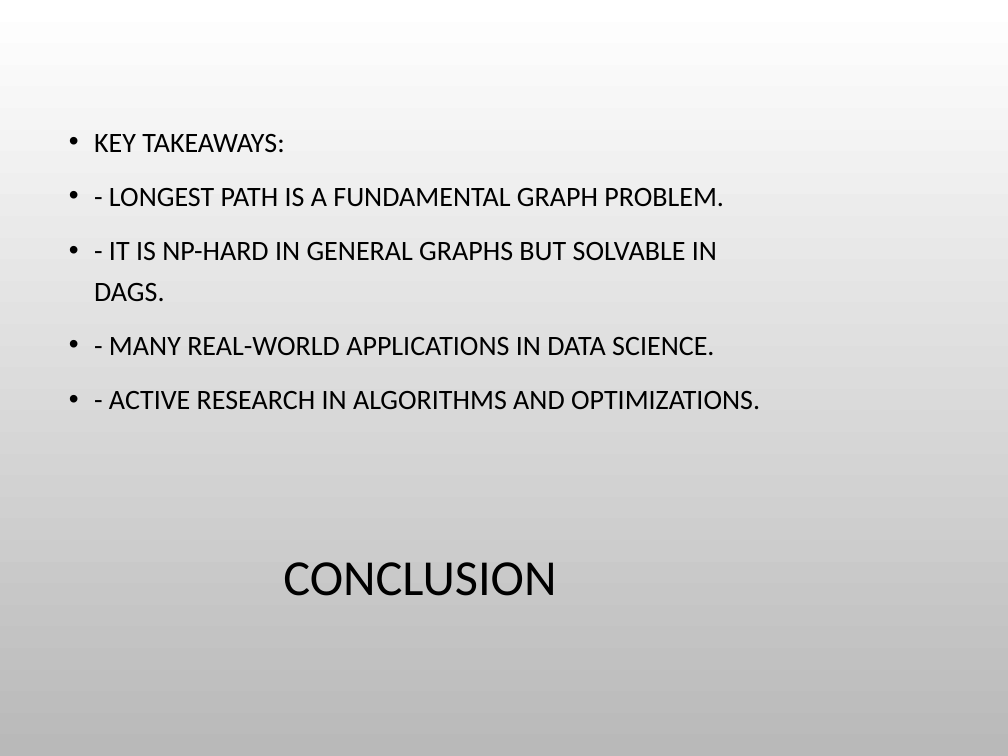
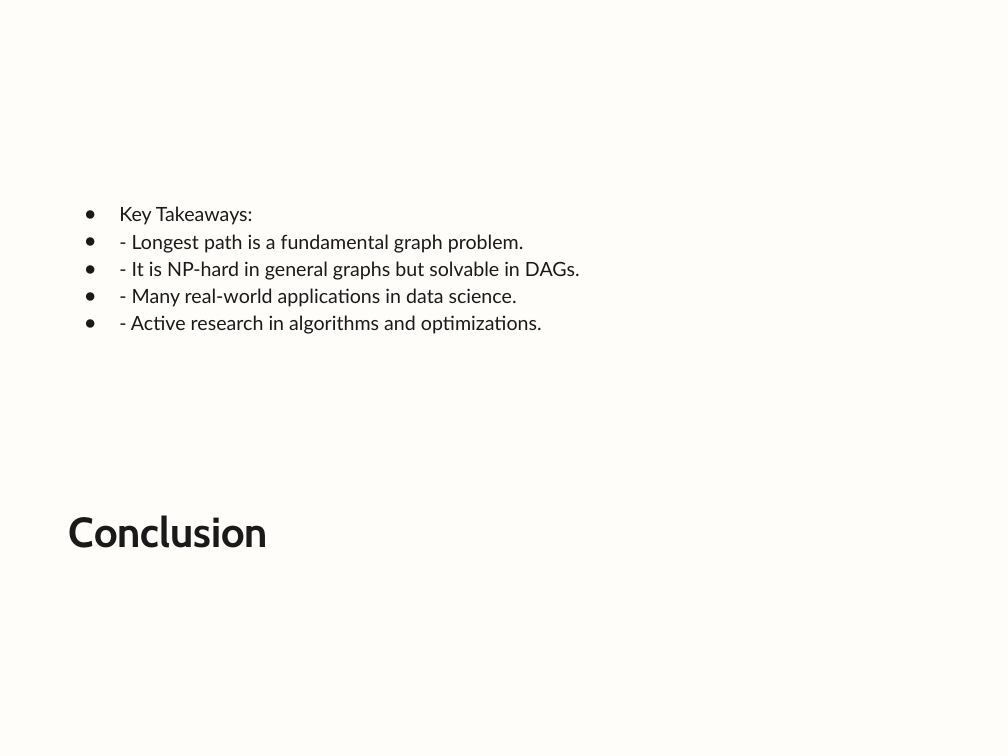
Before and after one commit to ParsaMohammadpour/advanced-algorithm-assignments, a slide deck: slide 17 of representation/Longest_Path_Problem_in_Graphs.pptx (slide 15 before the commit). Drawn at 1008x756 pixels with LibreOffice and Linux fonts; fonts in the diff are those of the drawing; background and template pictures are left out. Boxes give left, top, right and bottom in pixels: in the first picture for what was removed or moved away, otherwise in the second. Text is boxed around its words. In the diff, an @@ line names an element or a change of style, - is before the commit and + after.

Commit message:
until the end of applications and challenges

```diff
--- a/representation/Longest_Path_Problem_in_Graphs.pptx
+++ b/representation/Longest_Path_Problem_in_Graphs.pptx
@@ background picture (left out) to #FEFDFA @@
@@ text at bbox=[119, 206, 580, 334]: text changed; size 20 to 14 pt; font Calibri to Lato; text colour #000000 to #1A1A1A @@
-• KEY TAKEAWAYS:
-• - LONGEST PATH IS A FUNDAMENTAL GRAPH PROBLEM.
-• - IT IS NP-HARD IN GENERAL GRAPHS BUT SOLVABLE IN DAGS.
-• - MANY REAL-WORLD APPLICATIONS IN DATA SCIENCE.
-• - ACTIVE RESEARCH IN ALGORITHMS AND OPTIMIZATIONS.
+● Key Takeaways:
+● - Longest path is a fundamental graph problem.
+● - It is NP-hard in general graphs but solvable in DAGs.
+● - Many real-world applications in data science.
+● - Active research in algorithms and optimizations.
@@ title "Conclusion" at bbox=[69, 515, 268, 548]: vertical alignment middle to top @@
@@ title at bbox=[69, 515, 268, 548]: text changed; size 36 to 30 pt; font Calibri to Cabin; text colour #000000 to #1A1A1A; bold on @@
-CONCLUSION
+Conclusion
```
Also in this commit, not shown: 15 other slides changed, 2 slides added.
